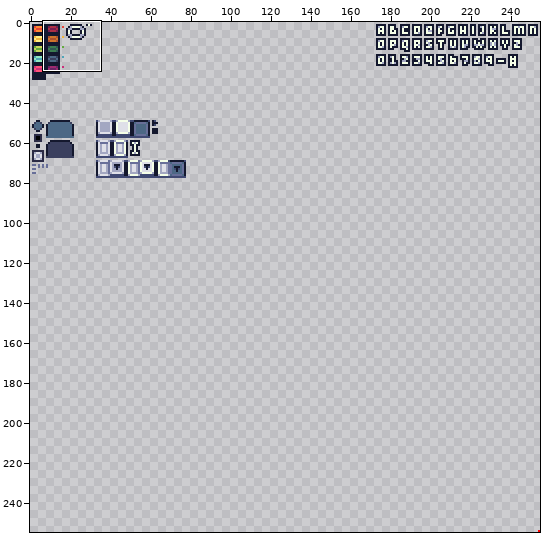
A pixel-art file gets an edit: res/spr.aseprite. Above: a wide view before the commit, with the close-up outlined.
Close-up. As it was:
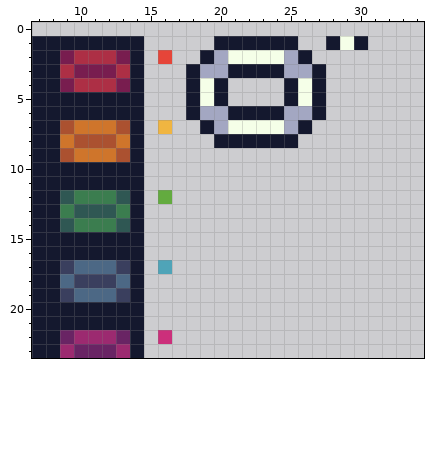
255x255 pixels, 1 frame. Shown: x 7..34, y 0..23.
And afterwards:
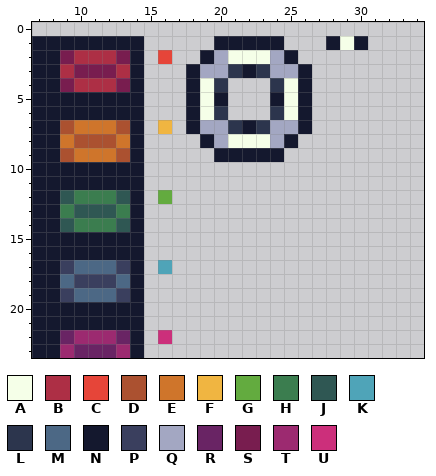
Palette (. is transparent): A #f5ffe8  B #ad2f45  C #e64539  D #ab5130  E #cf752b  F #f0b541  G #63ab3f  H #3b7d4f  J #2f5753  K #4fa4b8  L #2c354d  M #4c6885  N #14182e  P #3a3f5e  Q #a3a7c2  R #692464  S #781d4f  T #9c2a70  U #cc2f7b
Author's note on the commit: feel: slightly tint outline corners
The exact change:
y 1: x 25 N -> .
y 2: x 24..26 AQN -> QN.
y 3: x 21 N -> L; x 23..24 NN -> LQ; x 26..27 QN -> N.
y 4: x 20 N -> L; x 24..27 .NAN -> LAN.
y 5: x 24..27 .NAN -> NAN.
y 6: x 19..27 QQNNNNQQN -> AL...LAN.
y 7: x 18..19 .N -> NQ; x 21..24 AAAA -> LNLQ
y 8: x 19..24 .NNNNN -> NQAAAQ
y 9: x 20..24 ..... -> NNNNN
Boxes around the changes in both close-ups, in picture pixels (x1, y1, x2, y2):
changed: (186, 36, 326, 162)
